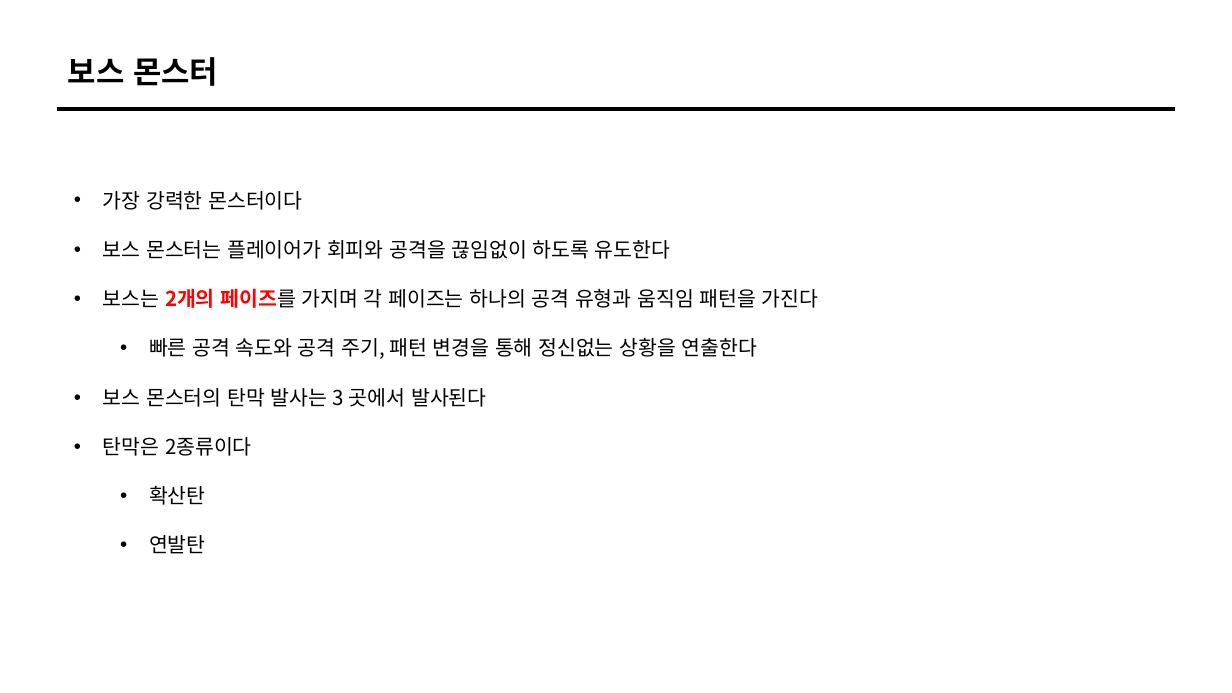
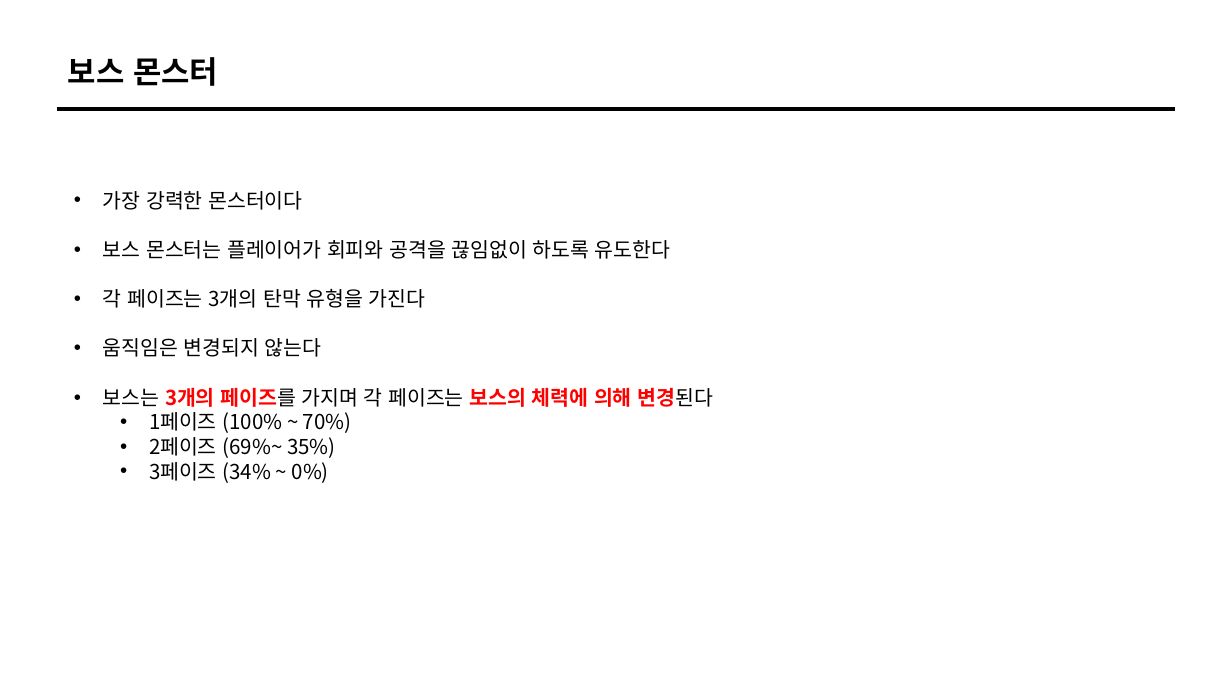
Before and after one commit to ikarijaeyoung/Project_SkyPower, a slide deck: slide 42 of Project_Design/백승헌/전투기획.pptx. Drawn at 1232x693 pixels with LibreOffice and Linux fonts; fonts in the diff are those of the drawing. Boxes give left, top, right and bottom in pixels: in the first picture for what was removed or moved away, otherwise in the second. Text is boxed around its words. In the diff, an @@ line names an element or a change of style, - is before the commit and + after.

```diff
--- a/Project_Design/백승헌/전투기획.pptx
+++ b/Project_Design/백승헌/전투기획.pptx
@@ text at (103,289,712,483): text changed @@
-• 보스는 2개의 페이즈를 가지며 각 페이즈는 하나의 공격 유형과 움직임 패턴을 가진다
-  • 빠른 공격 속도와 공격 주기, 패턴 변경을 통해 정신없는 상황을 연출한다
-• 보스 몬스터의 탄막 발사는 3 곳에서 발사된다
-• 탄막은 2종류이다
-  • 확산탄
-  • 연발탄
+• 각 페이즈는 3개의 탄막 유형을 가진다
+• 움직임은 변경되지 않는다
+• 보스는 3개의 페이즈를 가지며 각 페이즈는 보스의 체력에 의해 변경된다
+  • 1페이즈 (100% ~ 70%)
+  • 2페이즈 (69%~ 35%)
+  • 3페이즈 (34% ~ 0%)
```
Also in this commit, not shown: 1 other slide changed, 4 slides added, 2 slides removed, 6 other files.
